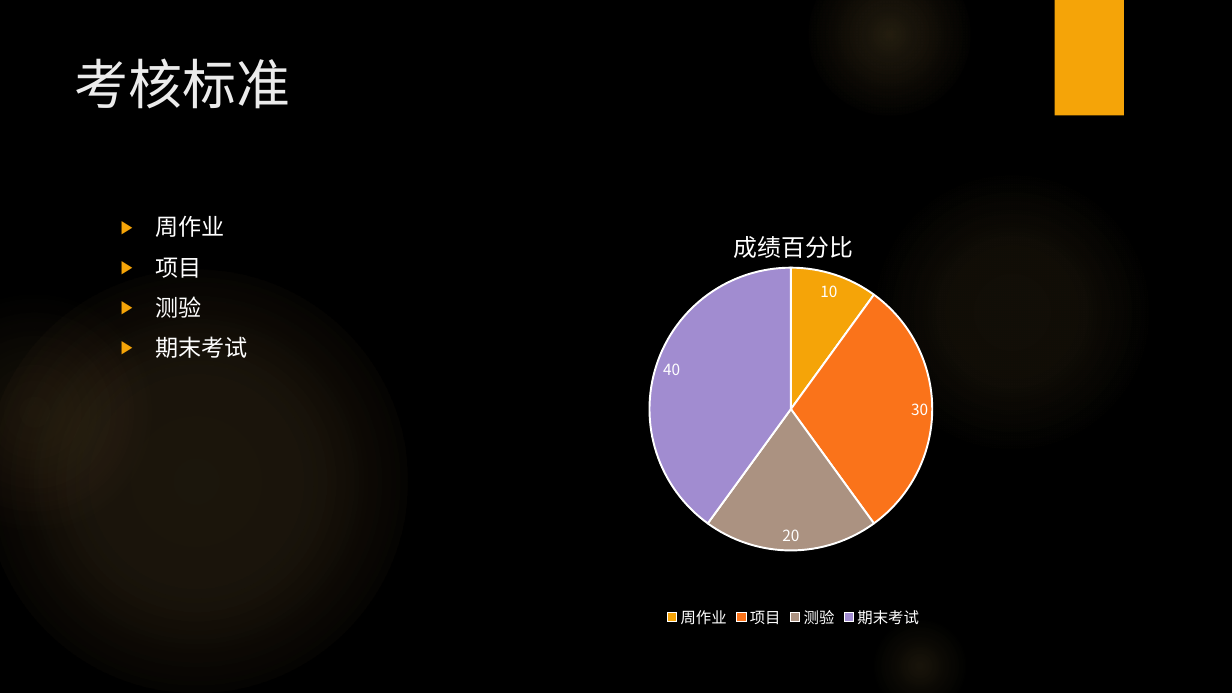
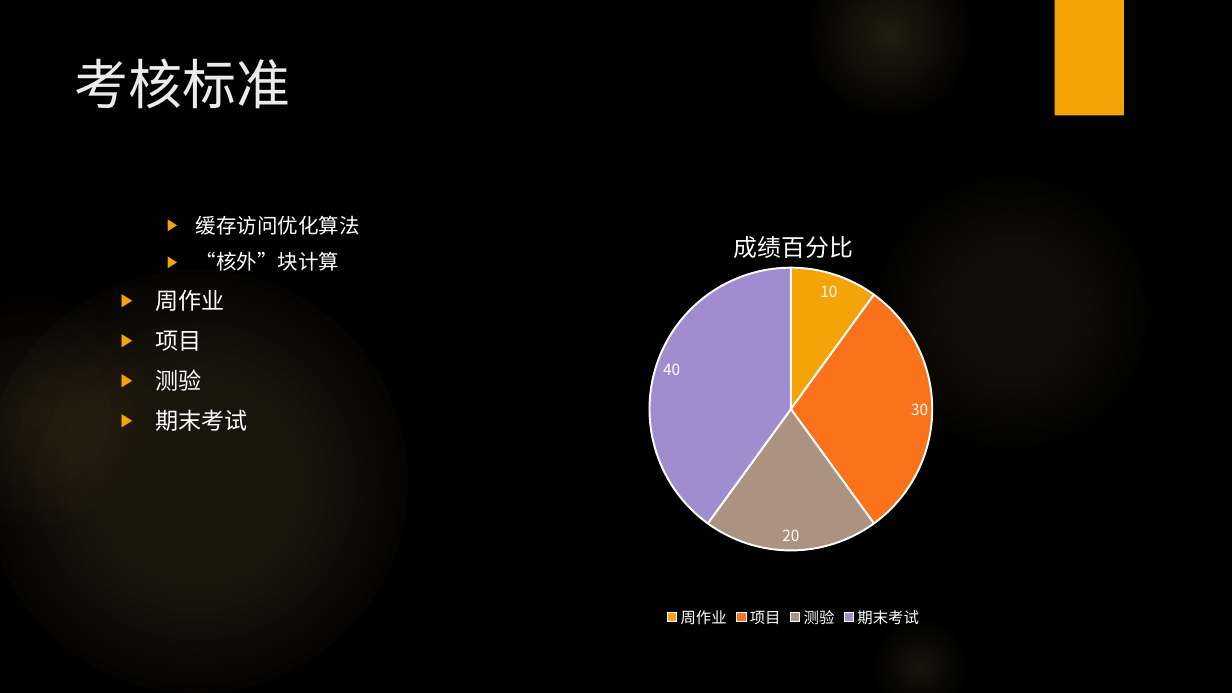
Before and after one commit to RobertWang2/DNN-MI, a slide deck: slide 23 of resources/分享PPT合集/决策树算法发展.pptx (slide 19 before the commit). Drawn at 1232x693 pixels with LibreOffice and Linux fonts; fonts in the diff are those of the drawing; background and template pictures are left out. Boxes give left, top, right and bottom in pixels: in the first picture for what was removed or moved away, otherwise in the second. Text is boxed around its words. In the diff, an @@ line names an element or a change of style, - is before the commit and + after.

```diff
--- a/resources/分享PPT合集/决策树算法发展.pptx
+++ b/resources/分享PPT合集/决策树算法发展.pptx
@@ text at bbox=[196, 215, 360, 271]: paragraphs added @@
+  ▶ 缓存访问优化算法
+  ▶ “核外”块计算
```
Also in this commit, not shown: 5 other slides changed, 5 slides added, 1 slide removed.
